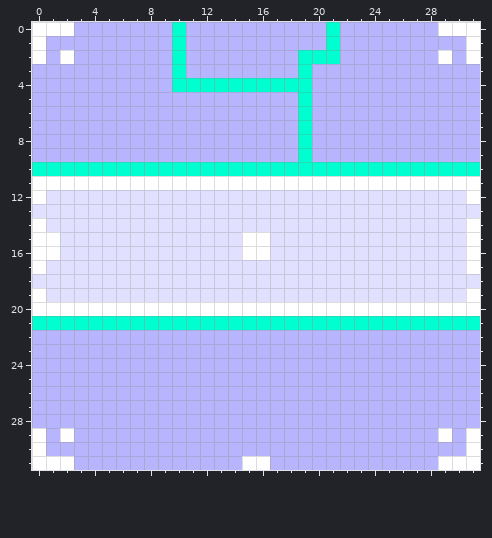
A pixel-art sprite gets an edit: Assets/Sprites/Pipes/PipeStraight_WireCorner.png. Above is the file before it was changed.
The file is 64x64 pixels, drawn in blocks of 2x2; one block is one cell here.
And afterwards:
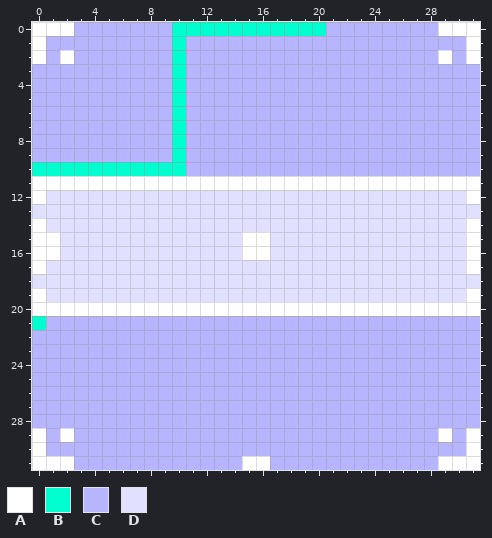
Palette (. is transparent): A #ffffff  B #00ffd0  C #b8b5ff  D #e1e0ff
The edit:
@@ x 0..31 @@
- 0 AAACCCCCCCBCCCCCCCCCCBCCCCCCCAAA
- 1 ACCCCCCCCCBCCCCCCCCCCBCCCCCCCCCA
- 2 ACACCCCCCCBCCCCCCCCBBBCCCCCCCACA
- 3 CCCCCCCCCCBCCCCCCCCBCCCCCCCCCCCC
- 4 CCCCCCCCCCBBBBBBBBBBCCCCCCCCCCCC
- 5 CCCCCCCCCCCCCCCCCCCBCCCCCCCCCCCC
- 6 CCCCCCCCCCCCCCCCCCCBCCCCCCCCCCCC
- 7 CCCCCCCCCCCCCCCCCCCBCCCCCCCCCCCC
- 8 CCCCCCCCCCCCCCCCCCCBCCCCCCCCCCCC
- 9 CCCCCCCCCCCCCCCCCCCBCCCCCCCCCCCC
-10 BBBBBBBBBBBBBBBBBBBBBBBBBBBBBBBB
+ 0 AAACCCCCCCBBBBBBBBBBBCCCCCCCCAAA
+ 1 ACCCCCCCCCBCCCCCCCCCCCCCCCCCCCCA
+ 2 ACACCCCCCCBCCCCCCCCCCCCCCCCCCACA
+ 3 CCCCCCCCCCBCCCCCCCCCCCCCCCCCCCCC
+ 4 CCCCCCCCCCBCCCCCCCCCCCCCCCCCCCCC
+ 5 CCCCCCCCCCBCCCCCCCCCCCCCCCCCCCCC
+ 6 CCCCCCCCCCBCCCCCCCCCCCCCCCCCCCCC
+ 7 CCCCCCCCCCBCCCCCCCCCCCCCCCCCCCCC
+ 8 CCCCCCCCCCBCCCCCCCCCCCCCCCCCCCCC
+ 9 CCCCCCCCCCBCCCCCCCCCCCCCCCCCCCCC
+10 BBBBBBBBBBBCCCCCCCCCCCCCCCCCCCCC
 11 AAAAAAAAAAAAAAAAAAAAAAAAAAAAAAAA
@@ x 0..31 @@
 20 AAAAAAAAAAAAAAAAAAAAAAAAAAAAAAAA
-21 BBBBBBBBBBBBBBBBBBBBBBBBBBBBBBBB
+21 BCCCCCCCCCCCCCCCCCCCCCCCCCCCCCCC
 22 CCCCCCCCCCCCCCCCCCCCCCCCCCCCCCCC
Boxes around the changes in both pictures, in picture pixels (x1, y1, x2, y2):
changed: (172, 22, 480, 176)
changed: (46, 316, 480, 330)
